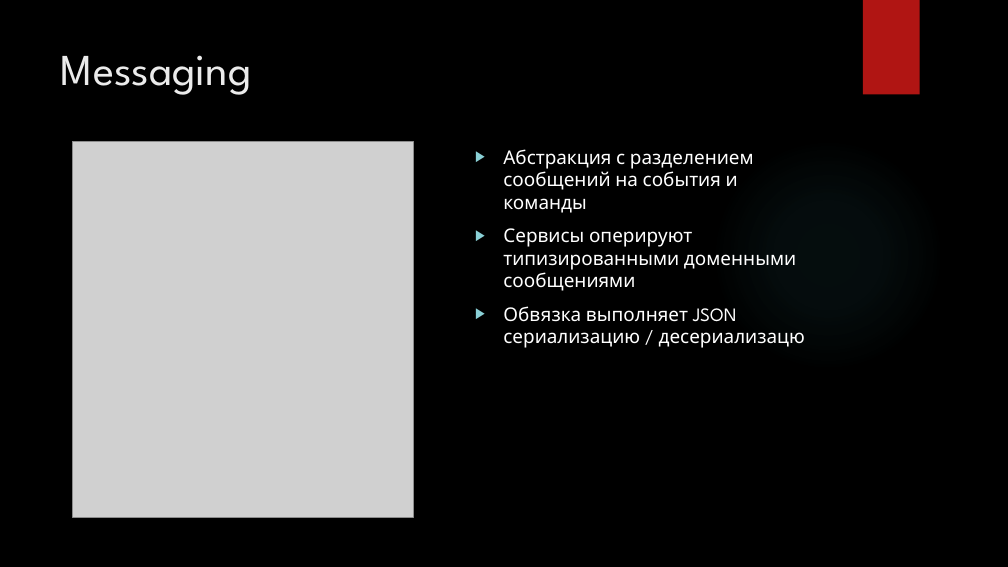
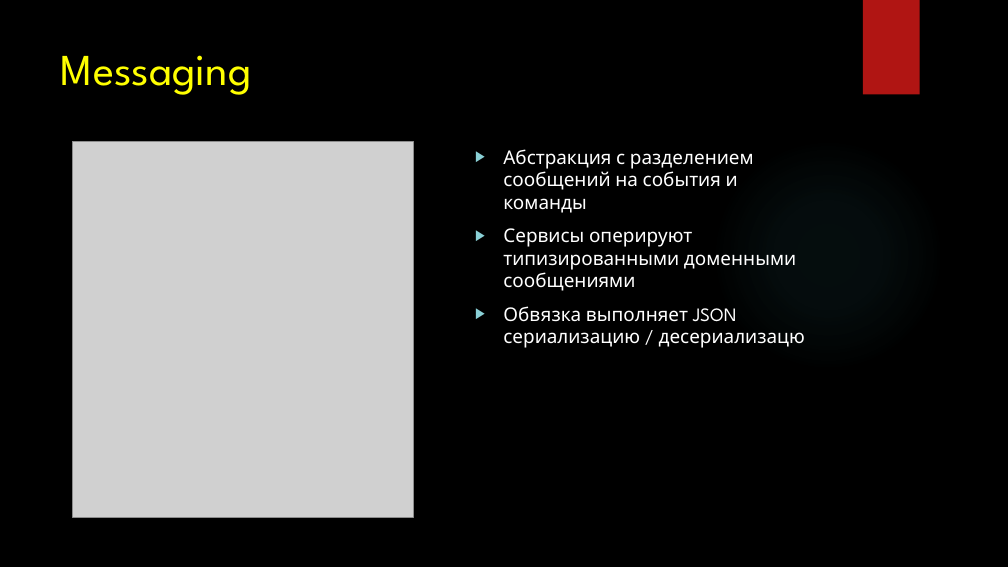
Before and after one commit to gennadytiunov/arch-labs, a slide deck: slide 8 of course-work/Presentation/Circus - Presentation.pptx (slide 7 before the commit). Drawn at 1008x567 pixels with LibreOffice and Linux fonts; fonts in the diff are those of the drawing; grey boxes stand for pictures; background and template pictures are left out. Boxes give left, top, right and bottom in pixels: in the first picture for what was removed or moved away, otherwise in the second. Text is boxed around its words. In the diff, an @@ line names an element or a change of style, - is before the commit and + after.

```diff
--- a/course-work/Presentation/Circus - Presentation.pptx
+++ b/course-work/Presentation/Circus - Presentation.pptx
@@ title "Messaging" at (61,55,252,95): text colour #EBEBEB to #FFFF00 @@
```
Also in this commit, not shown: 9 other slides changed, 3 slides added, 1 slide removed, 5 other files.
